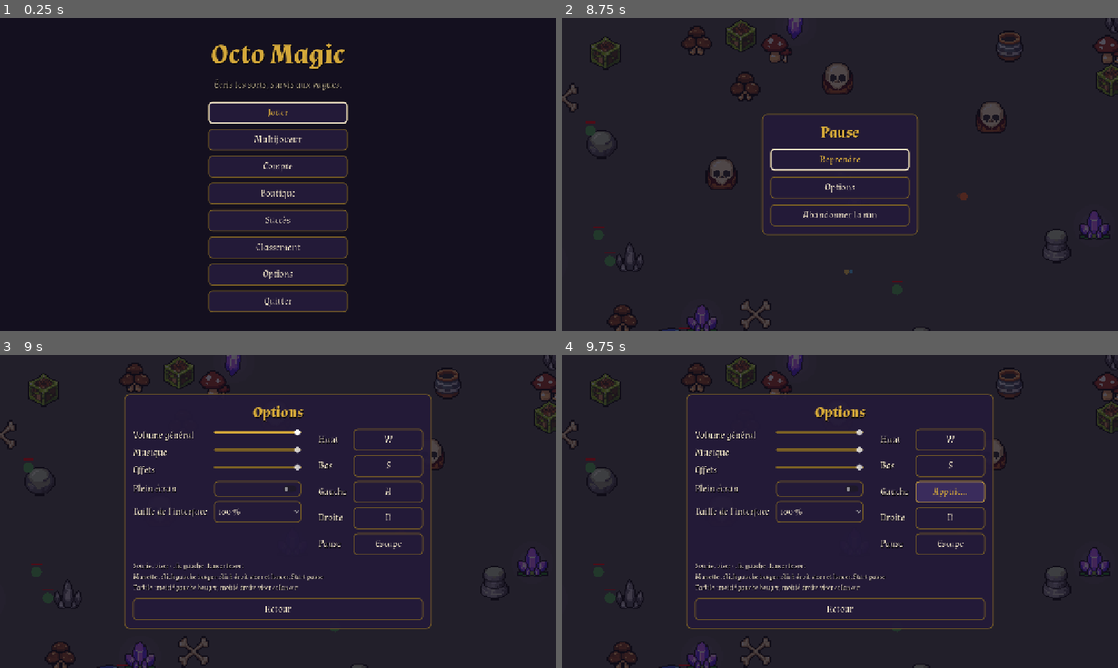
Above: before the commit, frames 1-4 (two rows, left to right).
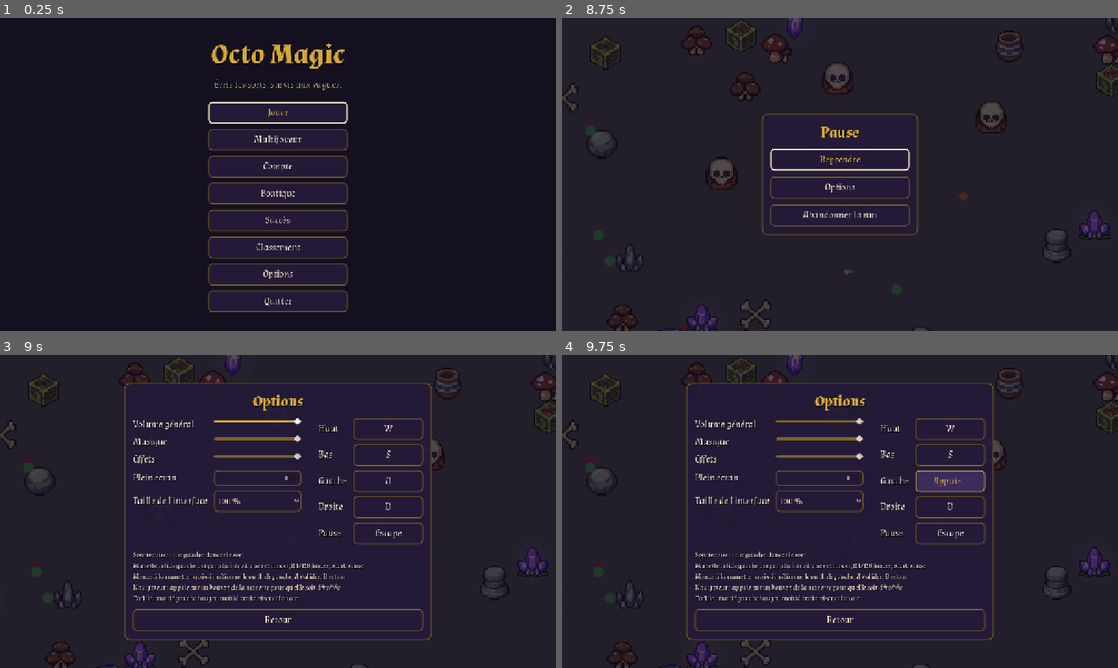
Above: after the commit, the same moments.

Repository: LeandreBl/octo-magic
Game: Godot game, scene res://game/main.tscn
The game is run twice, just before and just after one commit, with the same random seed, the same clock (stepped at 60 frames per second) and the same inputs.
Inputs (mouse positions are in pixels of both pictures, inside the frame that each line leads up to):
- Up to frame 1 (0.25 s): no input
- Up to frame 2 (8.75 s): click "Multijoueur" at 0.5 s; click (812, 155) at 1.27 s; type "12" at 1.35 s; click "Créer un salon" at 2 s; click "Lancer la partie" at 2.75 s; click "II" at 3.5 s; click "Reprendre" at 4.25 s; tap Enter at 5 s; move the mouse to (962, 158) at 5.02 s; hold D (move_right) 5.03-5.75 s; click (962, 158) at 5.17 s; drag from (728, 190) to (812, 237) at 5.77 s; move the mouse to (895, 105) at 6.52 s; hold D (move_right) 6.53-7.25 s; click (895, 105) at 6.67 s; drag from (812, 237) to (673, 127) at 7.27 s; move the mouse to (1006, 221) at 8.02 s; hold A (move_left) from 8.03 s (still down); click (1006, 221) at 8.17 s; tap Escape (pause) at 8.65 s
- Up to frame 3 (9 s): release A (move_left) at 8.75 s; click "Options" at 8.75 s
- Up to frame 4 (9.75 s): click "A" at 9.5 s

Frames 1-2 are identical in both runs. In frame 3, 7.9% of the frame differs, in the area x 22-78%, y 8-92%; in frame 4, 8.4%.

Commit message:
Gamepad on the web: A/B validate and go back, RT/RB fire, any pad aims, button prompts
Godot 4.7 binds no gamepad button to ui_accept/ui_cancel: menus could be
browsed but not validated. The right stick reads every connected pad, RT/RB
fire where the mage aims, and with a pad the aim follows the walk instead of
snapping back to the mouse. Prompts (Xbox or PlayStation names, read from the
browser on the web) show while a pad is in use. Screens without a focus meta
focus their first button (shop), the shop scrolls to the focus, and Options
saves when closed with B/Escape/Start.

Co-Authored-By: Claude Opus 5.5 <noreply@anthropic.com>

Diff:
--- a/game/player.gd
+++ b/game/player.gd
@@ -1,7 +1,7 @@
 extends Node2D
 ## The mage. Twin-stick: keyboard/mouse, gamepad, or touch (left half of the
 ## screen moves, right half aims and fires the main spell).
-## One spell: left click / right stick / touch aim. `held` lets a touch UI
+## One spell: left click / right stick or RT / touch aim. `held` lets a touch UI
 ## fire it.
 ## Coop (see main.gd): the owner peer steers its mage (position, aim, firing
 ## are synced from it); the host owns the rest (hp, mana, loadout) and casts.
@@ -160,15 +160,20 @@
 	move = (move + _stick(_touch_move)).limit_length(1.0)
 	position = Decor.slide(position, move * speed * delta, radius).clamp(Decor.ARENA.position, Decor.ARENA.end)
 
-	var fire := false
-	var pad_aim := Vector2(Input.get_joy_axis(0, JOY_AXIS_RIGHT_X), Input.get_joy_axis(0, JOY_AXIS_RIGHT_Y))
+	# Gamepad (any connected one): right stick aims and fires, RT/RB fires
+	# where the mage aims; with the right stick idle it aims where it walks.
+	var fire := Input.is_action_pressed("fire")
+	var pad_aim := Input.get_vector("aim_left", "aim_right", "aim_up", "aim_down")
 	var touch_aim := _stick(_touch_aim)
-	if pad_aim.length() > 0.3:
+	if pad_aim != Vector2.ZERO:
 		aim = pad_aim.normalized()
 		fire = true
 	elif touch_aim.length() > 0.2:
 		aim = touch_aim.normalized()
 		fire = true
+	elif Settings.pad:
+		if move.length() > 0.3:
+			aim = move.normalized()
 	elif _touch_aim.is_empty():
 		aim = (get_global_mouse_position() - global_position).normalized()
 		fire = Input.is_mouse_button_pressed(MOUSE_BUTTON_LEFT)
--- a/project.godot
+++ b/project.godot
@@ -42,6 +42,34 @@
 "deadzone": 0.2,
 "events": [Object(InputEventKey,"physical_keycode":4194305), Object(InputEventJoypadButton,"button_index":6)]
 }
+ui_accept={
+"deadzone": 0.5,
+"events": [Object(InputEventKey,"keycode":4194309), Object(InputEventKey,"keycode":4194310), Object(InputEventKey,"keycode":32), Object(InputEventJoypadButton,"button_index":0)]
+}
+ui_cancel={
+"deadzone": 0.5,
+"events": [Object(InputEventKey,"keycode":4194305), Object(InputEventJoypadButton,"button_index":1)]
+}
+aim_up={
+"deadzone": 0.3,
+"events": [Object(InputEventJoypadMotion,"axis":3,"axis_value":-1.0)]
+}
+aim_down={
+"deadzone": 0.3,
+"events": [Object(InputEventJoypadMotion,"axis":3,"axis_value":1.0)]
+}
+aim_left={
+"deadzone": 0.3,
+"events": [Object(InputEventJoypadMotion,"axis":2,"axis_value":-1.0)]
+}
+aim_right={
+"deadzone": 0.3,
+"events": [Object(InputEventJoypadMotion,"axis":2,"axis_value":1.0)]
+}
+fire={
+"deadzone": 0.5,
+"events": [Object(InputEventJoypadMotion,"axis":5,"axis_value":1.0), Object(InputEventJoypadButton,"button_index":10)]
+}
 
 [input_devices]
 pointing/emulate_touch_from_mouse=false
--- a/tests/test_game.gd
+++ b/tests/test_game.gd
@@ -188,6 +188,28 @@
 		hp_after += e.hp
 	check(hp_after < hp_before, "base spells damage enemies")
 	check(player.hp < player.max_hp, "enemies hurt the player")
+	_test_gamepad(player)
 	world.free()
 	run.free()
 	p.free()
+
+
+## Gamepad: right stick aims and fires, RT fires where the mage walks; the
+## device in use switches on input events.
+func _test_gamepad(player: Node2D) -> void:
+	var b := InputEventJoypadButton.new()
+	b.pressed = true
+	check(Settings.track_device(b) and Settings.pad, "a gamepad button switches to gamepad")
+	Input.action_press("aim_up")
+	player._steer(0.0)
+	check(player.aim.is_equal_approx(Vector2.UP) and player.firing.primary, "right stick aims and fires")
+	Input.action_release("aim_up")
+	Input.action_press("move_left")
+	player._steer(0.0)
+	check(player.aim.is_equal_approx(Vector2.LEFT) and not player.firing.primary, "idle stick: aims where it walks")
+	Input.action_press("fire")
+	player._steer(0.0)
+	check(player.firing.primary, "RT fires")
+	Input.action_release("fire")
+	Input.action_release("move_left")
+	check(Settings.track_device(InputEventKey.new()) and not Settings.pad, "a key switches back to keyboard")
--- a/ui/hud.gd
+++ b/ui/hud.gd
@@ -155,7 +155,7 @@
 		if not is_same(sp, ui[2]):
 			ui[2] = sp
 			ui[0].texture = _icon(sp)
-			ui[4].text = "%s\n%s" % [sp.name, "Clic G"]
+		ui[4].text = "%s\n%s" % [sp.name, Settings.pad_button("RT", "R2") + " / stick D" if Settings.pad else "Clic G"]
 		ui[3].text = str(cost)
 		ui[1].offset_top = -ui[1].get_parent().size.y * clampf(p.cooldowns.get(slot, 0.0) / sp.cooldown, 0.0, 1.0)
 		ui[0].modulate = Color.WHITE if p.mana >= cost else Color(0.45, 0.45, 0.6)
--- a/ui/options.gd
+++ b/ui/options.gd
@@ -6,7 +6,9 @@
 signal scale_changed
 
 const SCHEME := "Souris : viser · clic gauche : lancer le sort\n" \
-	+ "Manette : stick gauche bouger, stick droit viser et lancer, Start pause\n" \
+	+ "Manette : stick gauche bouger, stick droit viser et lancer, RT/RB lancer, Start pause\n" \
+	+ "Menus à la manette : croix directionnelle ou stick gauche, A valider, B retour\n" \
+	+ "Navigateur : appuie sur un bouton de la manette pour qu'elle soit détectée\n" \
 	+ "Tactile : moitié gauche bouger, moitié droite viser et lancer"
 
 var _waiting := ""  # action waiting for its new key
@@ -94,13 +96,22 @@
 		_keys[action].text = Settings.key_name(action)
 
 
-## While waiting for a key, the next key press is the new binding (Échap cancels).
+## While waiting for a key, the next key press is the new binding (Échap or a
+## gamepad button cancels). Otherwise Échap / B / Start close and save.
 func _input(e: InputEvent) -> void:
-	if _waiting.is_empty() or not (e is InputEventKey and e.pressed and not e.echo):
+	if not is_visible_in_tree():
+		return
+	if _waiting.is_empty():
+		if e.is_action_pressed("ui_cancel") or e.is_action_pressed("pause"):
+			get_viewport().set_input_as_handled()
+			_close()
+		return
+	if e is InputEventKey and e.pressed and not e.echo:
+		if e.physical_keycode != KEY_ESCAPE:
+			Settings.set_value("controls", _waiting, e.physical_keycode)
+	elif not (e is InputEventJoypadButton and e.pressed):
 		return
 	get_viewport().set_input_as_handled()
-	if e.physical_keycode != KEY_ESCAPE:
-		Settings.set_value("controls", _waiting, e.physical_keycode)
 	_waiting = ""
 	_refresh_keys()
 
--- a/ui/settings.gd
+++ b/ui/settings.gd
@@ -9,6 +9,32 @@
 const UI_SCALES := [0.75, 1.0, 1.25, 1.5]
 
 static var cfg := ConfigFile.new()
+## The last input came from a gamepad (set by ui/ui.gd): button prompts, and
+## the mage stops aiming at the mouse.
+static var pad := false
+static var playstation := false  # that gamepad is a PlayStation one
+
+
+## Name of a gamepad button for the prompts: Xbox name, or PlayStation one.
+static func pad_button(xbox: String, ps: String) -> String:
+	return ps if playstation else xbox
+
+
+## Updates `pad` from an input event; true when it changed.
+static func track_device(e: InputEvent) -> bool:
+	var was := pad
+	if e is InputEventJoypadButton or (e is InputEventJoypadMotion and absf(e.axis_value) > 0.5):
+		pad = true
+		var n := Input.get_joy_name(e.device)
+		if OS.has_feature("web"):  # Godot names a standard pad "Standard Gamepad Mapping": ask the browser
+			n = str(JavaScriptBridge.eval("(navigator.getGamepads()[%d] || {}).id || ''" % e.device))
+		n = n.to_lower()
+		playstation = ["playstation", "dualshock", "dualsense", "ps3", "ps4", "ps5", "sony", "054c",
+			"wireless controller"].any(func(w): return n.contains(w))
+	elif e is InputEventKey or e is InputEventMouseButton or e is InputEventScreenTouch \
+			or (e is InputEventMouseMotion and e.relative.length() > 2.0):
+		pad = false
+	return pad != was
 
 
 static func get_value(section: String, key: String, default: Variant) -> Variant:
--- a/ui/shop.gd
+++ b/ui/shop.gd
@@ -34,6 +34,7 @@
 	var scroll := ScrollContainer.new()
 	scroll.size_flags_vertical = Control.SIZE_EXPAND_FILL
 	scroll.horizontal_scroll_mode = ScrollContainer.SCROLL_MODE_DISABLED
+	scroll.follow_focus = true  # keyboard/gamepad
 	box.add_child(scroll)
 	var inner := VBoxContainer.new()
 	inner.size_flags_horizontal = Control.SIZE_EXPAND_FILL
--- a/ui/ui.gd
+++ b/ui/ui.gd
@@ -18,6 +18,7 @@
 var hud: Control
 var sticks: Control
 var _dim: ColorRect  # darkens the world behind menus
+var _prompt: Label  # gamepad button prompts, while a gamepad is in use
 
 
 func _ready() -> void:
@@ -76,6 +77,13 @@
 	main.run_ended.connect(_on_run_ended)
 	main.run_started.connect(show_screen.bind(""))  # also on peers when the host starts
 	Run.leveled_up.connect(_show_level_up)
+	_prompt = Label.new()
+	_prompt.add_theme_font_size_override("font_size", 18)
+	_prompt.horizontal_alignment = HORIZONTAL_ALIGNMENT_CENTER
+	_prompt.set_anchors_and_offsets_preset(Control.PRESET_CENTER_BOTTOM)
+	_prompt.grow_horizontal = Control.GROW_DIRECTION_BOTH
+	_prompt.position.y -= 30
+	root.add_child(_prompt)
 	get_viewport().size_changed.connect(_layout)
 	_layout()
 	show_screen("title")
@@ -101,10 +109,39 @@
 	sticks.visible = name == ""
 	_dim.visible = name not in ["", "title"]
 	get_tree().paused = not Run.active or (name != "" and main.solo())
-	if screens[name].has_meta("focus"):
-		screens[name].get_meta("focus").grab_focus()
+	_focus_screen()
+	_update_prompt()
+
+
+## Keyboard/gamepad focus on the screen's "focus" control, else its first
+## button; none in run.
+func _focus_screen() -> void:
+	var s: Control = screens[current]
+	var first: Array = s.find_children("*", "Button", true, false).filter(
+		func(b): return b.is_visible_in_tree() and b.focus_mode != Control.FOCUS_NONE)
+	if current != "" and s.has_meta("focus"):
+		s.get_meta("focus").grab_focus()
+	elif current != "" and not first.is_empty():
+		first[0].grab_focus()
 	elif get_viewport().gui_get_focus_owner():
 		get_viewport().gui_get_focus_owner().release_focus()
+
+
+func _update_prompt() -> void:
+	_prompt.visible = Settings.pad and current != ""
+	var ok := Settings.pad_button("A", "Croix") + " : valider"
+	var cancel := "  ·  " + Settings.pad_button("B", "Rond") + " : retour"
+	_prompt.text = ok + ("" if current in ["title", "end", "levelup"] else cancel)
+
+
+## Tracks the device in use: prompts, and focus back on the screen when the
+## gamepad takes over (a mouse click may have left none).
+func _input(e: InputEvent) -> void:
+	if not Settings.track_device(e):
+		return
+	_update_prompt()
+	if Settings.pad and current != "" and not get_viewport().gui_get_focus_owner():
+		_focus_screen()
 
 
 ## Options and placeholders return to the screen that opened them.
